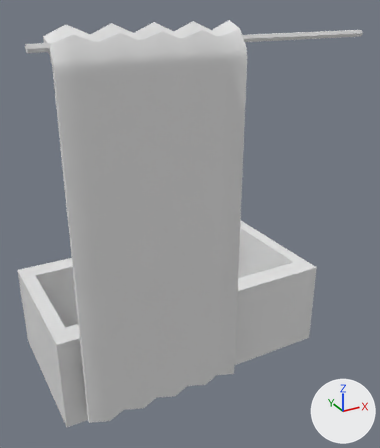
What one commit did to the Blender file models/plumbing/bath_and_curtain.blend.
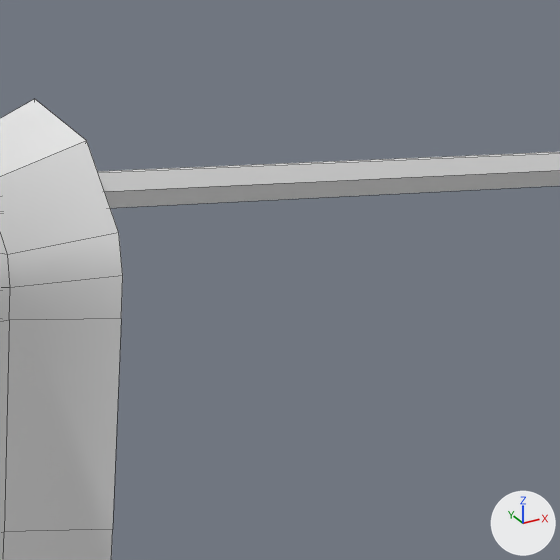
The first picture shows the older version from a camera (50 mm lens) standing at (-1.3, -2.65, 2.14) and looking at (0.07, -0.16, 0.89). The close-ups show both versions on the part from 58% to 89% of the width and 0% to 26% of the height of that picture; other places that the commit changed are outside them. The axes (+X, +Y, +Z) are drawn at lower right. The lights are the same throughout. The close-ups show mesh edges as thin lines.

Names of what the first close-up shows: 'shower_curtain', 'shower_pole'.
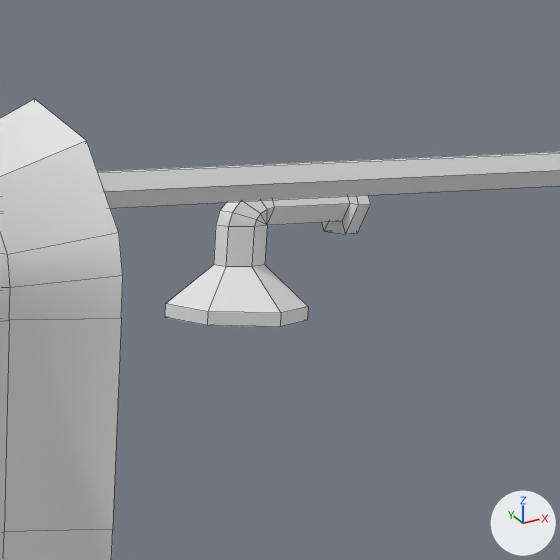
Edits to the bpy script that builds the scene:
```text
Add me_circle_001:
    me_circle_001.from_pydata(...)  # 78 vertices, 76 faces; spans x 0.643..0.881, y 0.275..0.45, z -0.199..-0.032
    me_circle_001.polygons.foreach_set('use_smooth', [True] * 76)
Add ob_shower_head:
    ob_shower_head = bpy.data.objects.new('shower_head', me_circle_001)
    ob_shower_head.location = (-0.004, -0.359, 1.937)
```

Changed parts and their boxes [x1, y1, x2, y2] in the close-ups (560 x 560 px):
'shower_head', added: after [165, 195, 371, 327]
